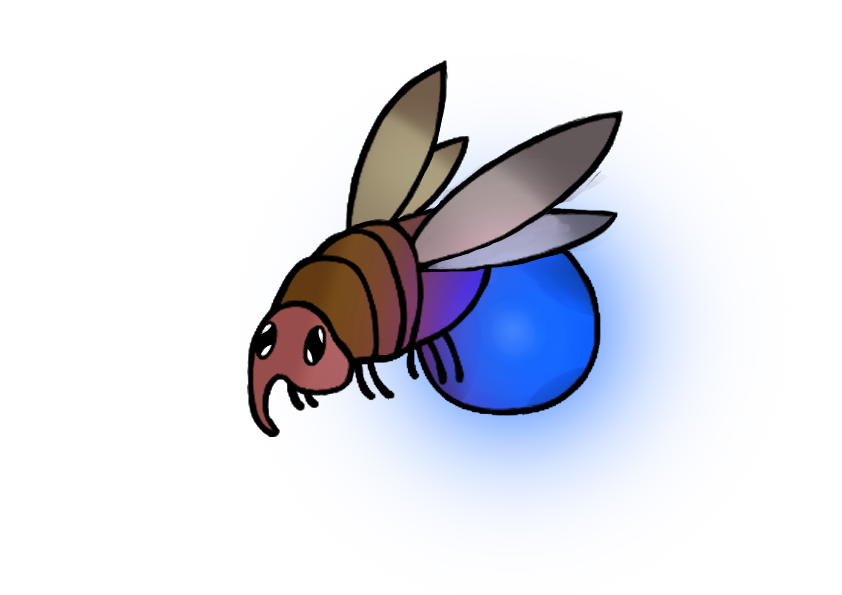
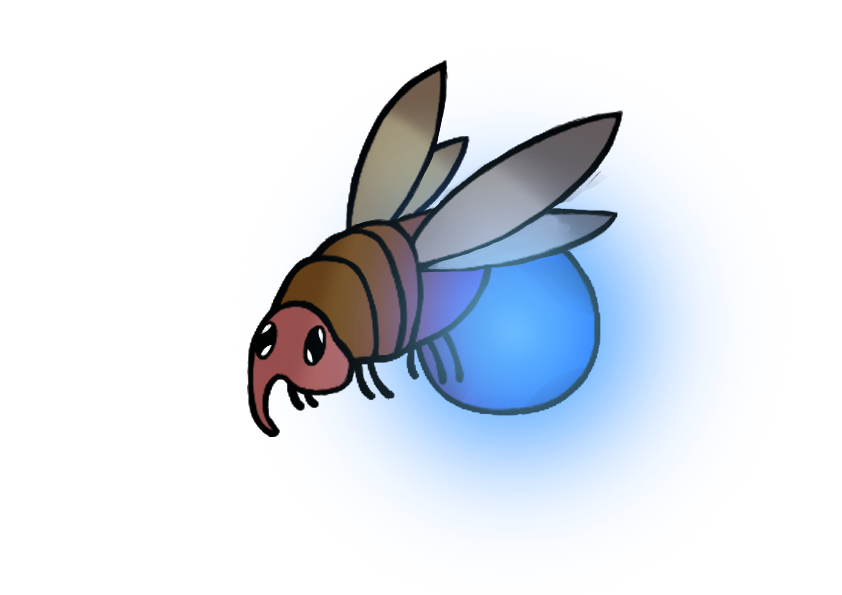
Before/after of a 842 × 595 layered artwork. What changed in the layer stack:
renamed "Glow" to "Glow1", opacity 100% → 72%, moved it above "Front_Wing_large", painted on it over (273, 71, 735, 549)
painted on "Body" over (273, 71, 735, 549)
